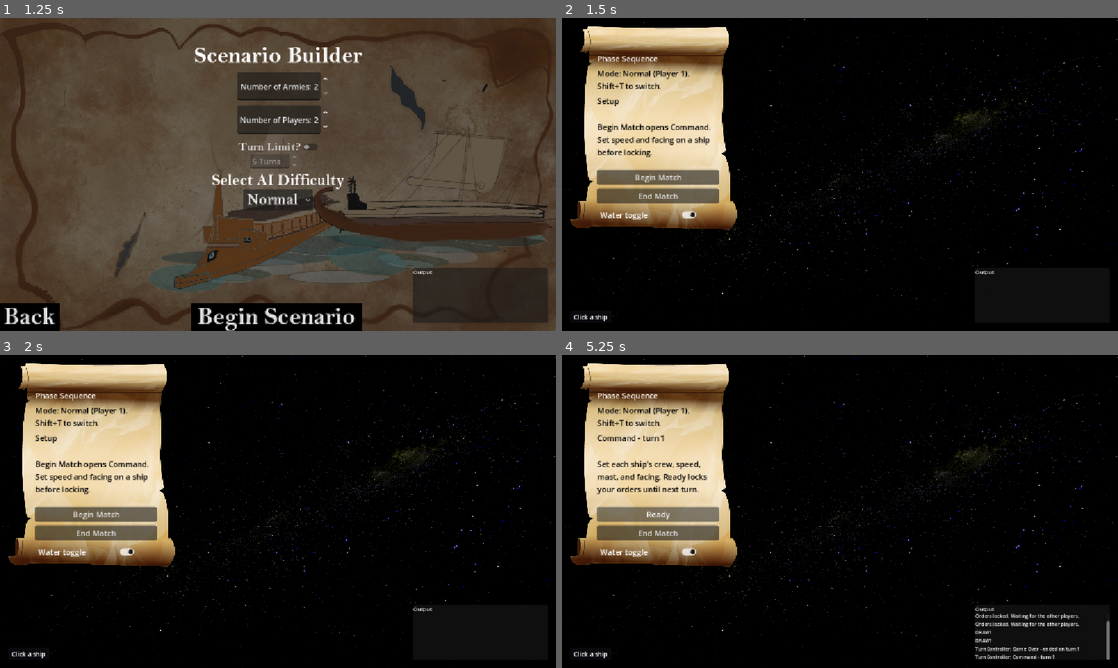
Above: before the commit, frames 1-4 (two rows, left to right).
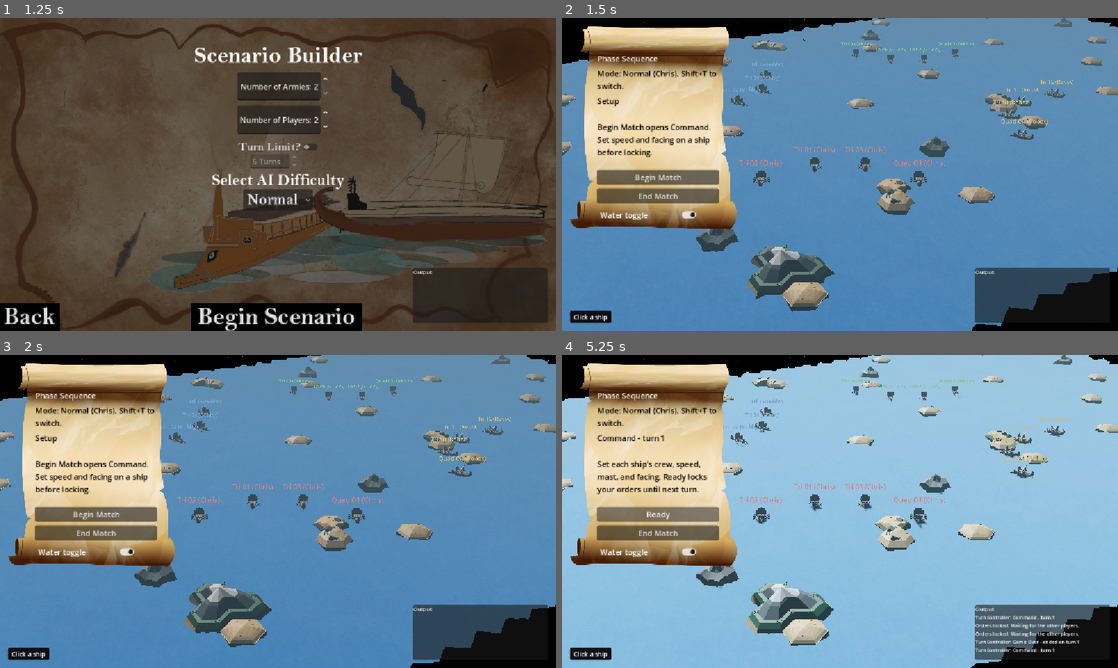
Above: after the commit, the same moments.

Repository: SamEBart/COM_429_RammingSpeed
Game: Godot game, scene res://scenes/title_screen.tscn
Two runs of this game, one before a commit and one after it. Both use one fixed random seed, a clock stepped at 60 frames per second and the inputs below.
Inputs:
- Up to frame 1 (1.25 s): click "Start" at 0.5 s
- Up to frame 2 (1.5 s): click "Begin Scenario" at 1.25 s
- Up to frame 3 (2 s): no input
- Up to frame 4 (5.25 s): click "Begin Match" at 2 s; click "Ready" at 2.75 s; click "Ready" at 3.5 s; click "End Match" at 4.25 s; click "Begin Match" at 5 s

Frame 1 is identical in both runs. In frame 2, 79% of the frame differs, in the area x 0-100%, y 0-100%; in frame 3, 79%; in frame 4, 79%.
Error before the commit: Invalid access to property or key 'difficulty' on a base object of type 'Node3D (Global.gd)'. (res://scripts/WorldGen/world_gen.gd:42)
Error after the commit: Invalid access to property or key 'mostFlotatersArray' on a base object of type 'CharacterBody3D (Player)'. (res://scripts/Global.gd:298)

Commit message:
Finished Scenario Builder

Diff:
--- a/scripts/Global.gd
+++ b/scripts/Global.gd
@@ -6,6 +6,9 @@
 var _subAction = 0
 var threads: Array[Thread] = []
 var humanPlayers : int = 2
+var totalPlayers : int = 4
+var turnCap : int = 999
+var difficulty : int = 1
 
 ## Currently setup for prototype_unit rotation (block part as head)
 var _hexUp: int = 270
